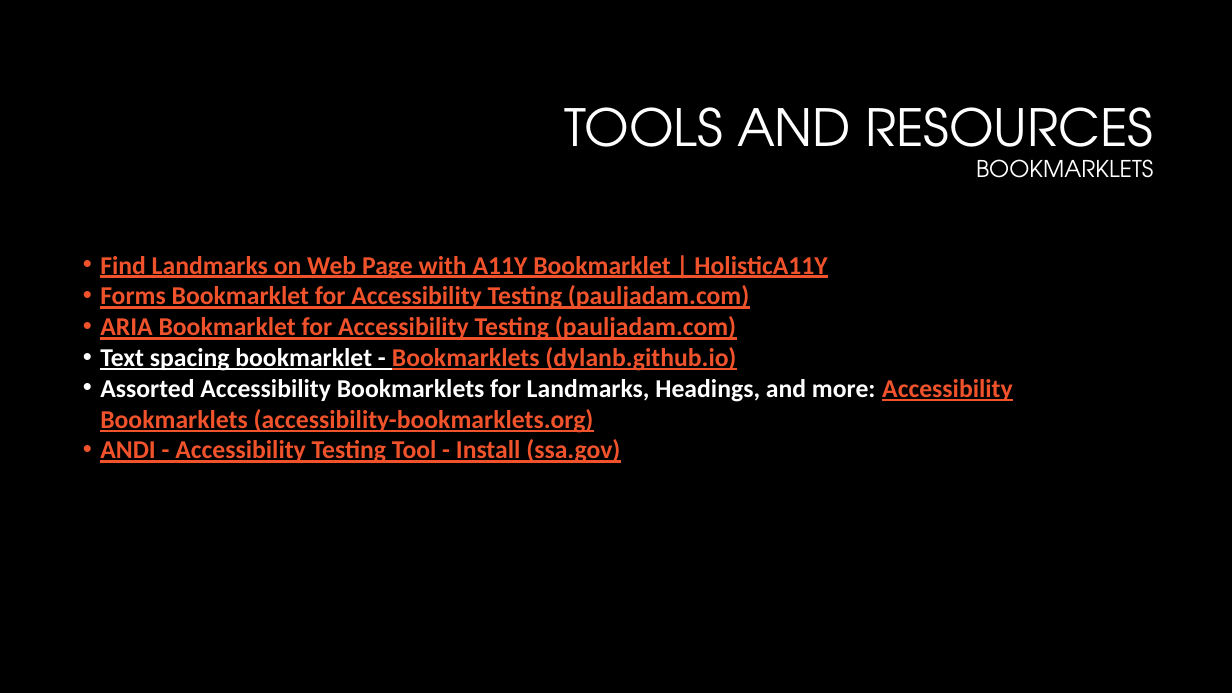
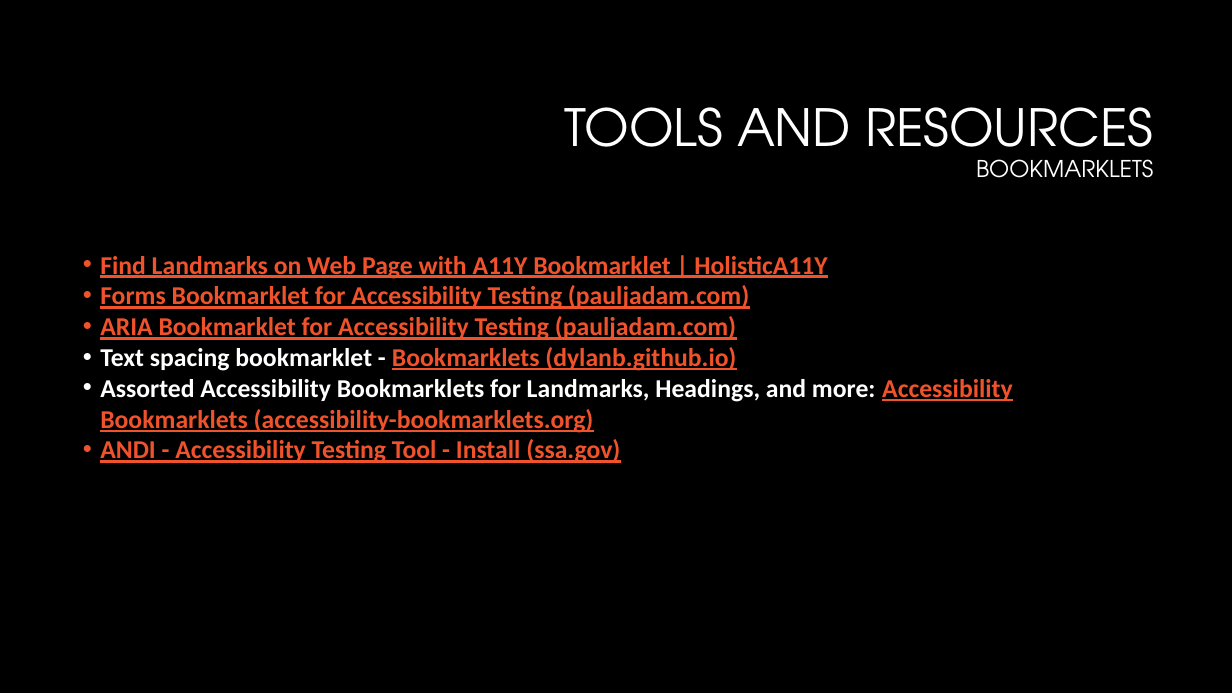
Before and after one commit to CorgiDev/A11y-Materials, a slide deck: slide 15 of Presenations/2023 Presentations/2023_Accessibility Testing.pptx (slide 14 before the commit). Drawn at 1232x693 pixels with LibreOffice and Linux fonts; fonts in the diff are those of the drawing; background and template pictures are left out. Boxes give left, top, right and bottom in pixels: in the first picture for what was removed or moved away, otherwise in the second. Text is boxed around its words. In the diff, an @@ line names an element or a change of style, - is before the commit and + after.

```diff
--- a/Presenations/2023 Presentations/2023_Accessibility Testing.pptx
+++ b/Presenations/2023 Presentations/2023_Accessibility Testing.pptx
@@ text at [100,347,736,371]: underline off in "Text spacing bookmarklet -" @@
```
Also in this commit, not shown: 3 other slides changed, 1 slide added, 3 other files.
